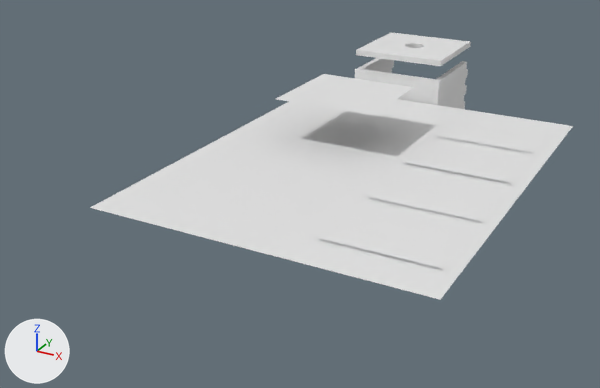
An edit to the Blender file blender_files/box2.blend, drawn before and after from the same camera.
Rendered twice from a camera (50 mm lens) standing at (432.0, -819.0, 275.0) and looking at (103.0, -222.0, -24.0). The lights are fixed; the arrows at lower left show +X, +Y and +Z.

Names of what the first picture shows: 'Back.preview', 'Bounding Frame', 'Front.preview', 'Left.preview', 'Plane.preview', 'Right.preview', 'SOC_Front.fillets', 'SOC_Right.fillets', 'SOC_lid.fillets', 'back_groove.preview', 'lid.preview', 'right_groove.preview'.
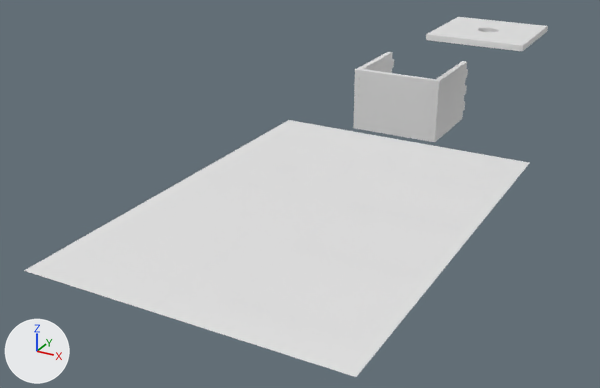
Where the change shows, as pixel boxes [x1, y1, x2, y2] in the pictures (600 x 388 px):
'Bounding Frame', reshaped, moved (28% taller): before [90, 99, 573, 300]; after [24, 120, 529, 377]
'Plane.preview', moved: before [154, 177, 317, 244]; after [48, 217, 238, 303]
'Right.preview', moved: before [318, 208, 471, 271]; after [230, 256, 403, 339]
'lid.preview', moved: before [276, 74, 414, 115]; after [206, 140, 358, 198]
'Front.preview', moved: before [400, 141, 532, 186]; after [338, 174, 485, 229]
'Back.preview', moved: before [433, 118, 553, 155]; after [380, 145, 513, 191]
'SOC_lid.fillets', moved, turned: before [356, 32, 471, 66]; after [426, 17, 548, 51]
'right_groove.preview', moved: before [317, 237, 442, 268]; after [228, 296, 363, 338]
'back_groove.preview', moved: before [437, 135, 534, 152]; after [383, 168, 488, 189]
'SOC_Front.fillets', unchanged, uncovered by the edit: before [355, 68, 441, 105]; after [353, 68, 441, 142]

The edits, one by one:
me_mesh_453 has 4 vertices, 1 face and spans x -87.0..205.0, y -310.0..76.0, z 0.0.
me_mesh_453 is used by ob_bounding_frame; location (83.8, -63.5, 0.0).
Part 1, on me_mesh_453:
Vertex 1 of me_mesh_453 moves from (205.0, 76.0, 0.0) at pixel (573, 126) to (205.0, 55.0, 0.0) at pixel (529, 162).
Vertex 2 of me_mesh_453 moves from (-87.0, 76.0, 0.0) to (-44.0, 55.0, 0.0) at pixel (288, 119).
Vertex 3 of me_mesh_453 moves from (-87.0, -310.0, 0.0) at pixel (89, 207) to (-44.0, -310.0, 0.0) at pixel (23, 270).
Object 'Bounding Frame' (ob_bounding_frame) moves from (83.8, -63.5, 0.0) to (71.9, -163.7, 0.0).
Object 'SOC_lid.fillets' (ob_soc_lid_fillets) moves from (93.6, 66.4, 42.2) to (185.4, 38.8, 81.3).
Object 'SOC_lid.fillets' (ob_soc_lid_fillets) turns from (-180, 0, 0) to (0, 0, 180) degrees about x, y and z.
Object 'Back.preview' (ob_back_preview) moves from (226.4, -53.5, 0.0) to (214.5, -153.7, 0.0).
Object 'back_groove.preview' (ob_back_groove_preview) moves from (226.4, -84.4, 2.0) to (214.5, -184.6, 0.1).
Object 'Front.preview' (ob_front_preview) moves from (226.5, -134.9, 0.0) to (214.6, -235.1, 0.0).
Object 'lid.preview' (ob_lid_preview) moves from (99.5, -123.6, 43.1) to (87.6, -223.8, 0.0).
Object 'Plane.preview' (ob_plane_preview) moves from (98.8, -316.7, 0.0) to (86.9, -416.9, 0.0).
Object 'Right.preview' (ob_right_preview) moves from (228.2, -305.3, 0.0) to (216.3, -405.5, 0.0).
Object 'right_groove.preview' (ob_right_groove_preview) moves from (228.2, -336.2, 2.0) to (216.3, -436.4, 0.1).
